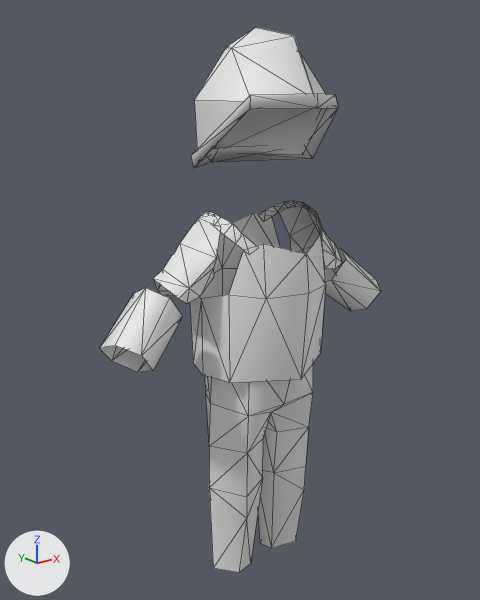
The FBX model models/outfits/outfit_knight_lod1.fbx as it was, and as the next commit left it.
One viewpoint serves both versions: a camera (50 mm lens) standing at (-0.532, -0.637, 0.68) and looking at (-0.012, 0.012, 0.42). Lighting does not change. The marker at lower left points along +X, +Y and +Z. Mesh edges are drawn as thin lines. Materials are left out; every surface is plain grey. Where no turn or scale is listed for an object, it has been applied to the vertices. Vertices at the same position are counted once.

Objects in the first picture: 'renderMesh3.001'.
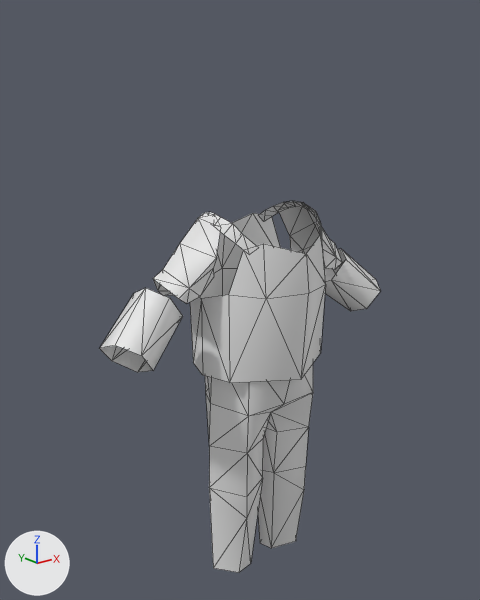
Where the change shows, as pixel boxes (x1, y1, x2, y2) in the pictures (480 x 600 px):
'renderMesh3.001', reshaped (32% shorter): before (100, 27, 380, 573); after (100, 201, 380, 573)
part 1 of me_rendermeshshape3_001, deleted: before (191, 94, 338, 168)
part 2 of me_rendermeshshape3_001, deleted: before (194, 27, 326, 162)

Diff of the bpy script that builds the scene:
```diff
--- a/models/outfits/outfit_knight_lod1.fbx.py
+++ b/models/outfits/outfit_knight_lod1.fbx.py
@@ me_rendermeshshape3_001 @@
 me_rendermeshshape3_001.from_pydata(...)  # 223 vertices, 284 faces; spans x -0.217..0.217, y -0.107..0.088, z 0.026..0.751
 # used by ob_rendermesh3_001; location = (0.0, 0.0, 0.0)
+# me_rendermeshshape3_001 part 1: the loose piece of 18 vertices spanning x -0.091..0.094, y -0.107..0.088, z 0.59..0.677 is deleted
+# me_rendermeshshape3_001 part 2: the loose piece of 15 vertices spanning x -0.085..0.083, y -0.102..0.085, z 0.601..0.751 is deleted
```
